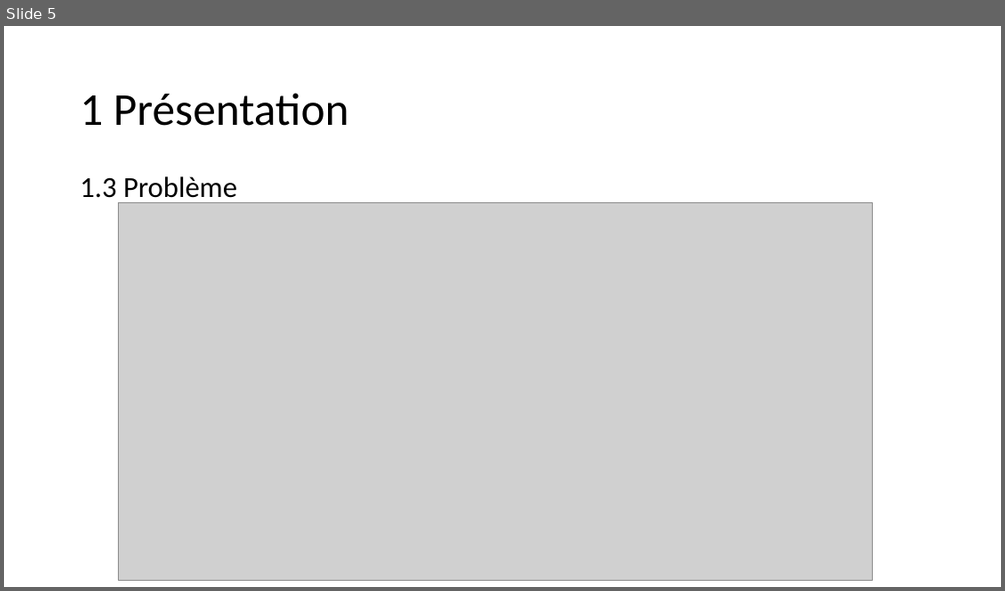
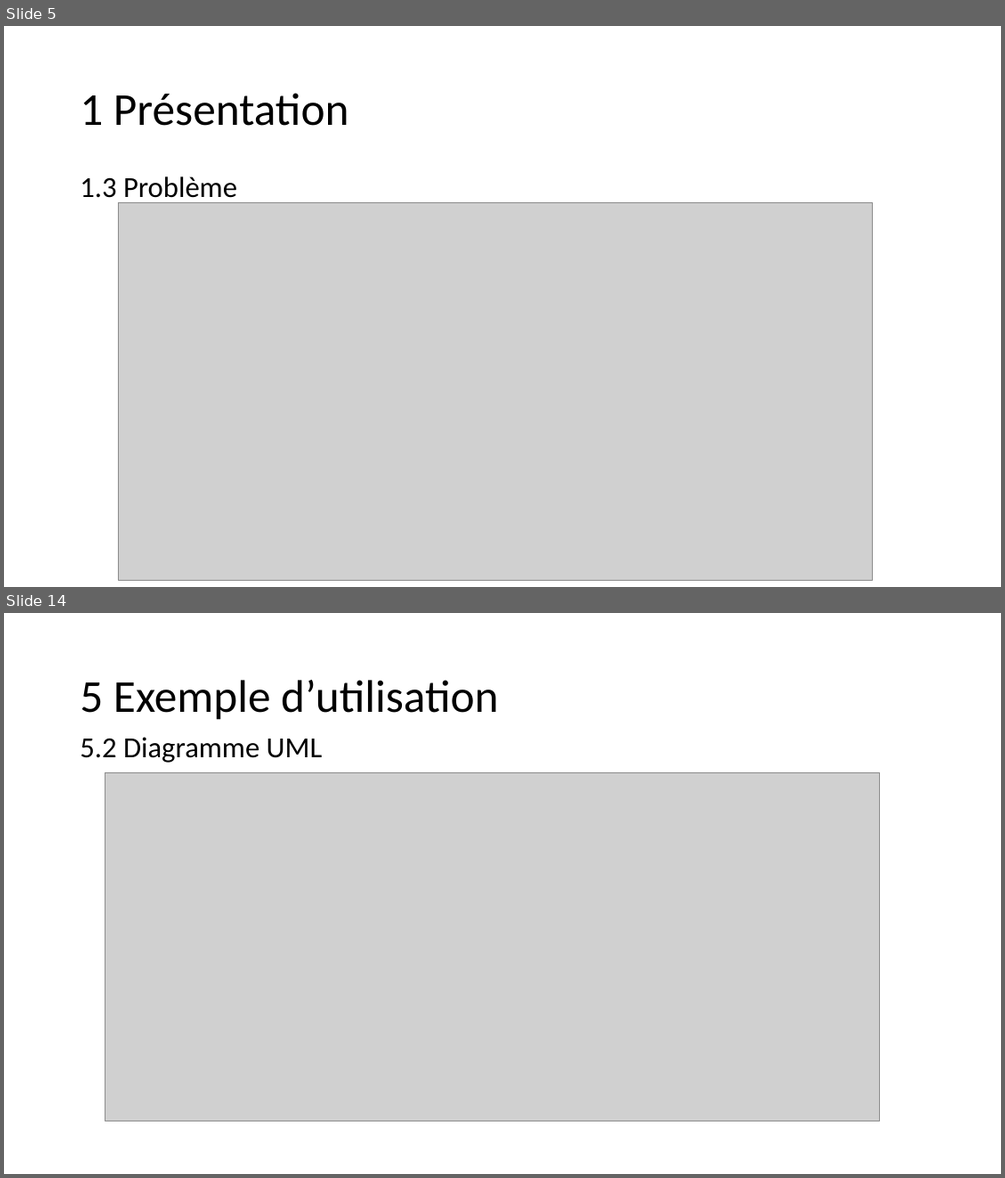
Before and after one commit to D-CRAVO/FORMATION-CDA-2210, a slide deck: 106_DesignPattern/Cours/Observateur/Observateur.pptx. Shown one above the other, each under a label of ours: slide 5 before the commit, slides 5 and 14 after it; the slides between them are not shown. The pictures are 1005x591 and 1005x1178 pixels, drawn with LibreOffice and Linux fonts; fonts in the diff are those of the drawing; grey boxes stand for pictures. Boxes give left, top, right and bottom in pixels: in the first picture for what was removed or moved away, otherwise in the second. Text is boxed around its words. In the diff, an @@ line names an element or a change of style, - is before the commit and + after.

```diff
--- a/106_DesignPattern/Cours/Observateur/Observateur.pptx
+++ b/106_DesignPattern/Cours/Observateur/Observateur.pptx
@@ slide 14 added at [4,613,1001,1174], background #FFFFFF @@
@@ title added at [80,680,498,720], 44 pt, text #000000 @@
+5 Exemple d’utilisation
@@ text added at [80,737,323,763], 28 pt, text #000000 @@
+5.2 Diagramme UML
@@ picture added at [105,772,881,1121] @@
```
Also in this commit, not shown: 5 slides changed, 17 other slides added, 3 slides removed, 32 other files.
